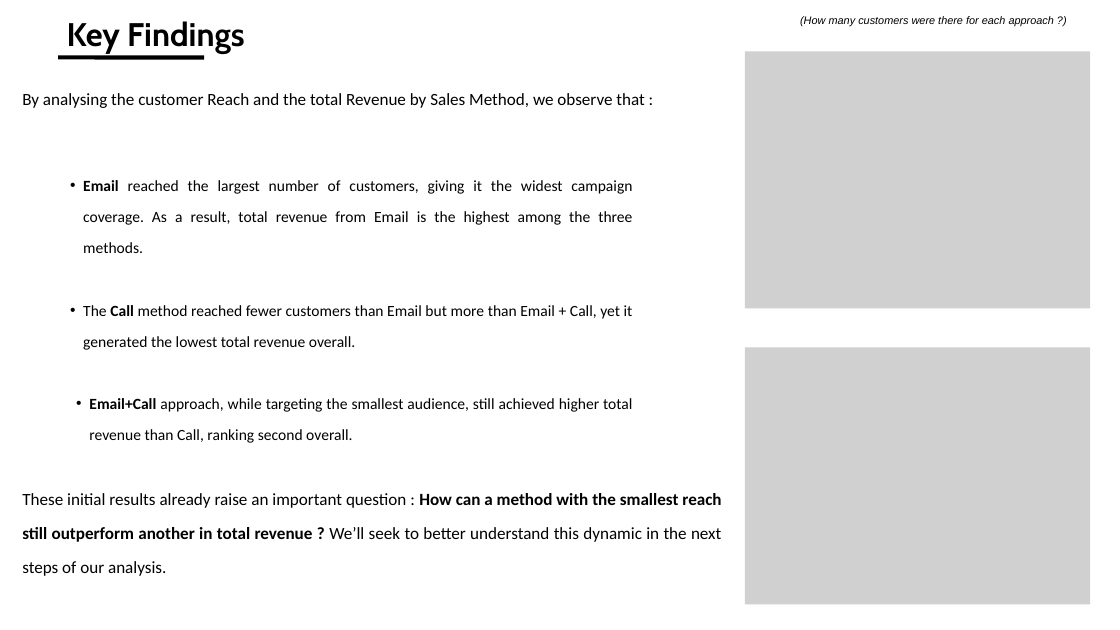
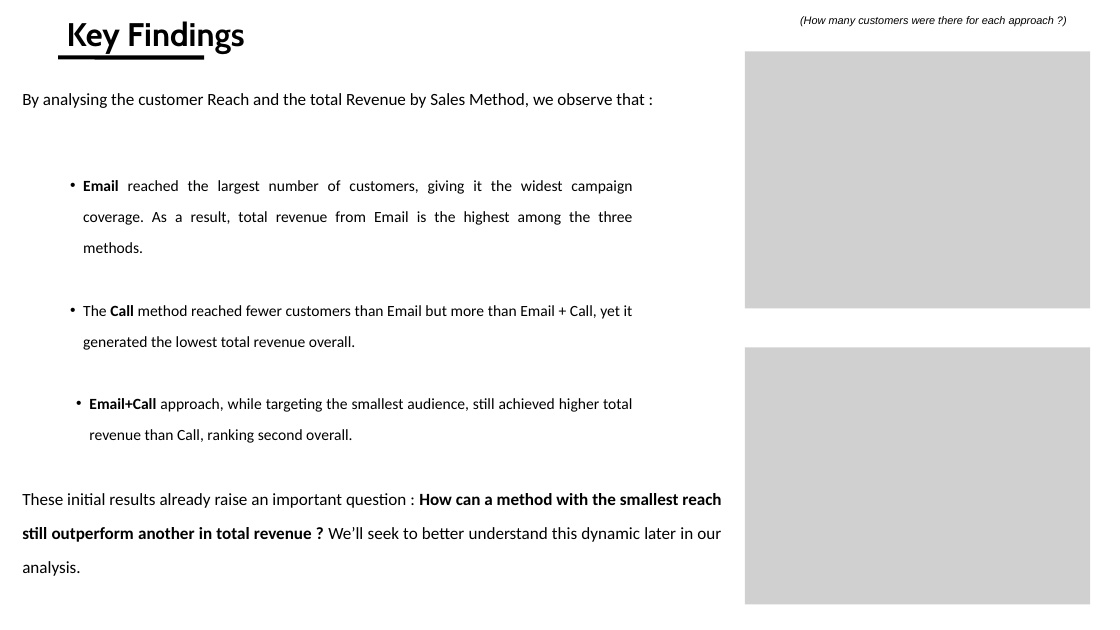
Before and after one commit to A-Helkias/Data-Analyst-Certification, a slide deck: slide 4 of Presentation - Data Analyst Certification.pptx. Drawn at 1120x630 pixels with LibreOffice and Linux fonts; fonts in the diff are those of the drawing; grey boxes stand for pictures. Boxes give left, top, right and bottom in pixels: in the first picture for what was removed or moved away, otherwise in the second. Text is boxed around its words. In the diff, an @@ line names an element or a change of style, - is before the commit and + after.

```diff
--- a/Presentation - Data Analyst Certification.pptx
+++ b/Presentation - Data Analyst Certification.pptx
@@ text at bbox=[22, 493, 721, 576]: text changed @@
-These initial results already raise an important question : How can a method with the smallest reach still outperform another in total revenue ? We’ll seek to better understand this dynamic in the next steps of our analysis.
+These initial results already raise an important question : How can a method with the smallest reach still outperform another in total revenue ? We’ll seek to better understand this dynamic later in our analysis.
```
Also in this commit, not shown: 6 other slides changed, 2 other files.
